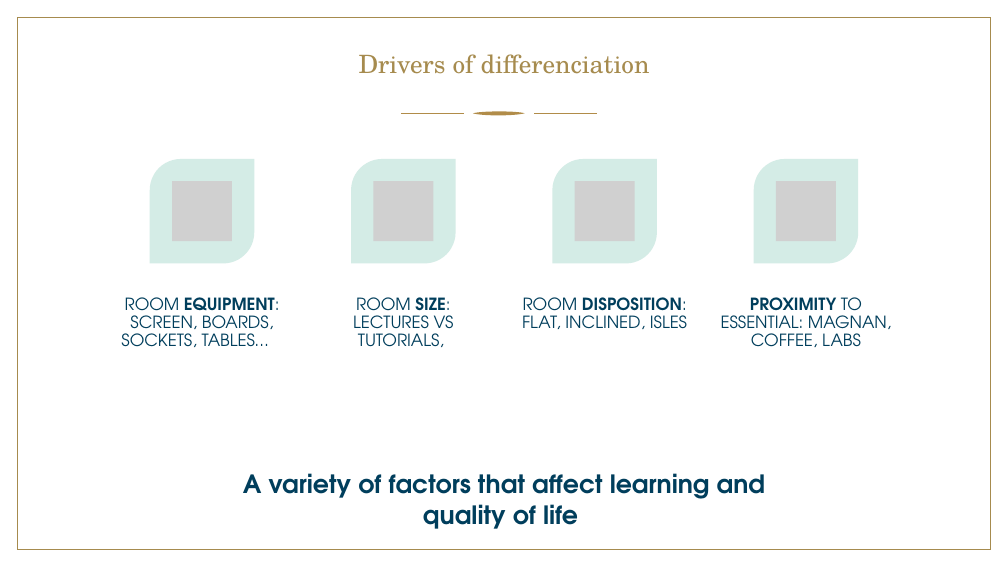
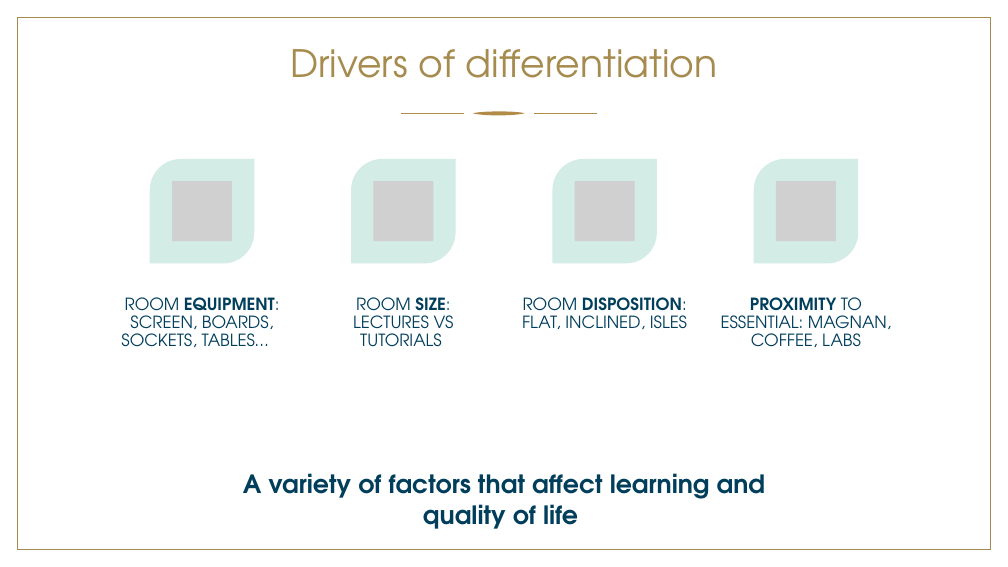
Before and after one commit to Mttmin/classroom_allocation, a slide deck: slide 9 of Pitch final Minguet.pptx. Drawn at 1008x567 pixels with LibreOffice and Linux fonts; fonts in the diff are those of the drawing; grey boxes stand for pictures; background and template pictures are left out. Boxes give left, top, right and bottom in pixels: in the first picture for what was removed or moved away, otherwise in the second. Text is boxed around its words. In the diff, an @@ line names an element or a change of style, - is before the commit and + after.

```diff
--- a/Pitch final Minguet.pptx
+++ b/Pitch final Minguet.pptx
@@ title at box(290, 49, 718, 78): text changed; size 24 to 36 pt; font TeX Gyre Schola to TeX Gyre Adventor @@
-Drivers of differenciation
+Drivers of differentiation
@@ text at box(353, 297, 454, 347): text changed @@
-ROOM SIZE: LECTURES VS TUTORIALS,
+ROOM SIZE: LECTURES VS TUTORIALS
```
Also in this commit, not shown: 10 other slides changed, 9 slides added.
